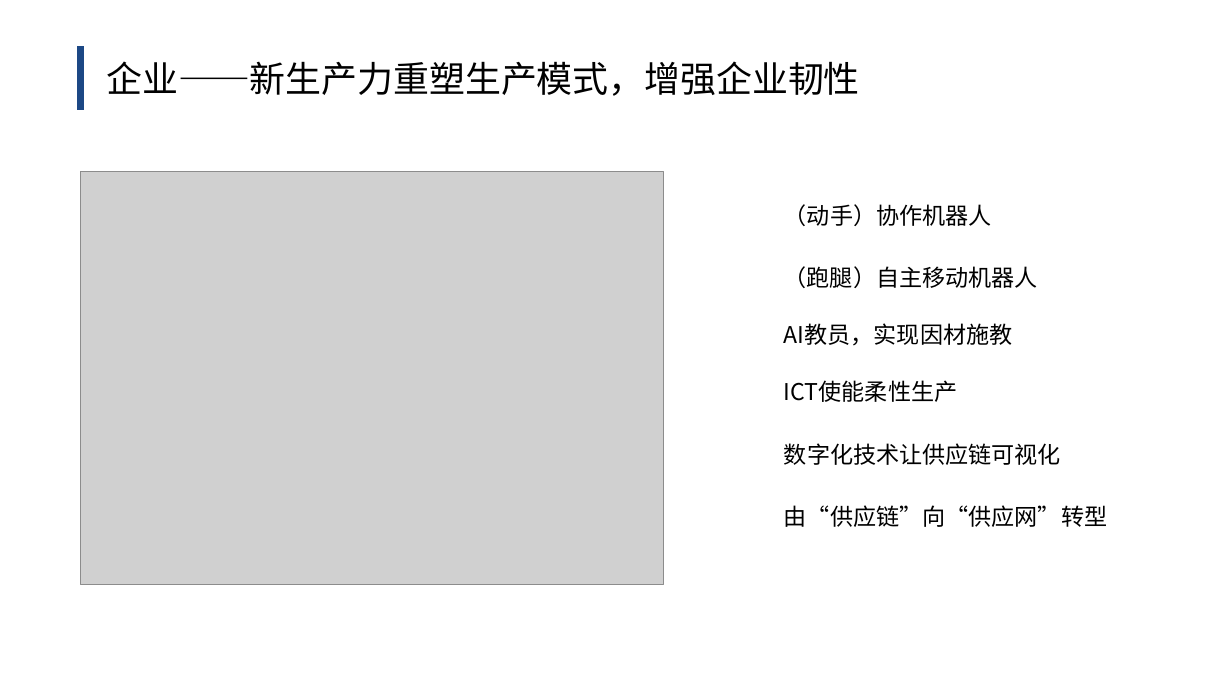
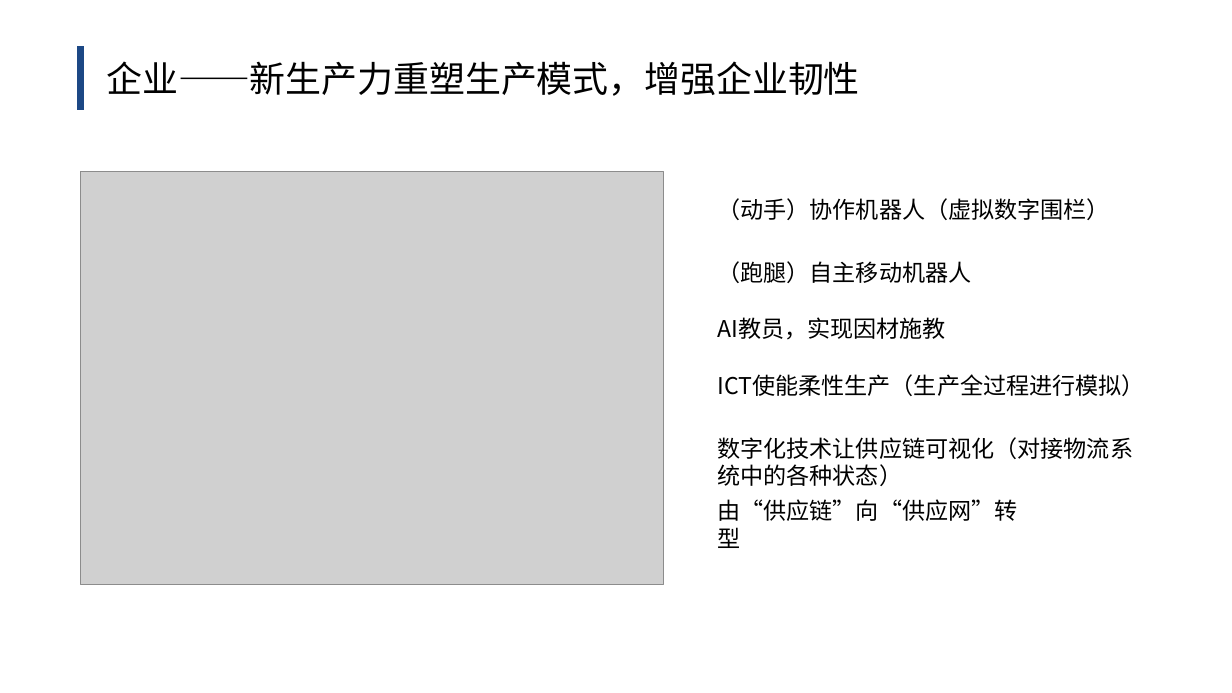
Before and after one commit to daxiongpro/articles, a slide deck: slide 8 of ppt/huawei2030.pptx. Drawn at 1232x693 pixels with LibreOffice and Linux fonts; fonts in the diff are those of the drawing; grey boxes stand for pictures. Boxes give left, top, right and bottom in pixels: in the first picture for what was removed or moved away, otherwise in the second. Text is boxed around its words. In the diff, an @@ line names an element or a change of style, - is before the commit and + after.

```diff
--- a/ppt/huawei2030.pptx
+++ b/ppt/huawei2030.pptx
@@ text at [717,198,1110,220]: text changed @@
-（动手）协作机器人
+（动手）协作机器人（虚拟数字围栏）
@@ text "（跑腿）自主移动机器人": place and size @@
-text "（跑腿）自主移动机器人" at [784,266,1038,288]
+text "（跑腿）自主移动机器人" at [717,261,971,283]
@@ text "AI教员，实现因材施教": place and size @@
-text "AI教员，实现因材施教" at [784,323,1013,346]
+text "AI教员，实现因材施教" at [717,317,946,340]
@@ text at [717,374,1145,396]: text changed @@
-ICT使能柔性生产
+ICT使能柔性生产（生产全过程进行模拟）
@@ text at [717,437,1133,486]: text changed @@
-数字化技术让供应链可视化
+数字化技术让供应链可视化（对接物流系统中的各种状态）
@@ text "由“供应链”向“供应网”转型" rewrapped from [784,505,1107,527] to [717,499,1017,521] @@
```
Also in this commit, not shown: 5 other slides changed.
